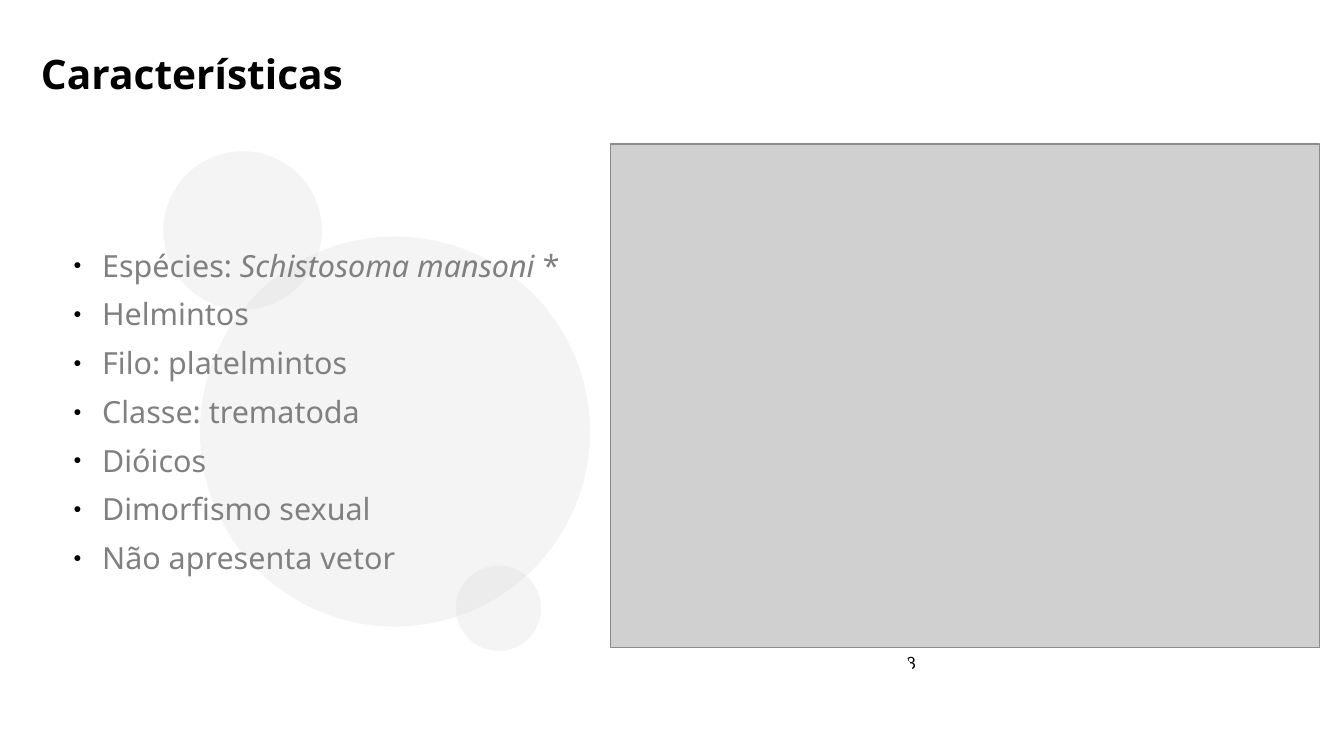
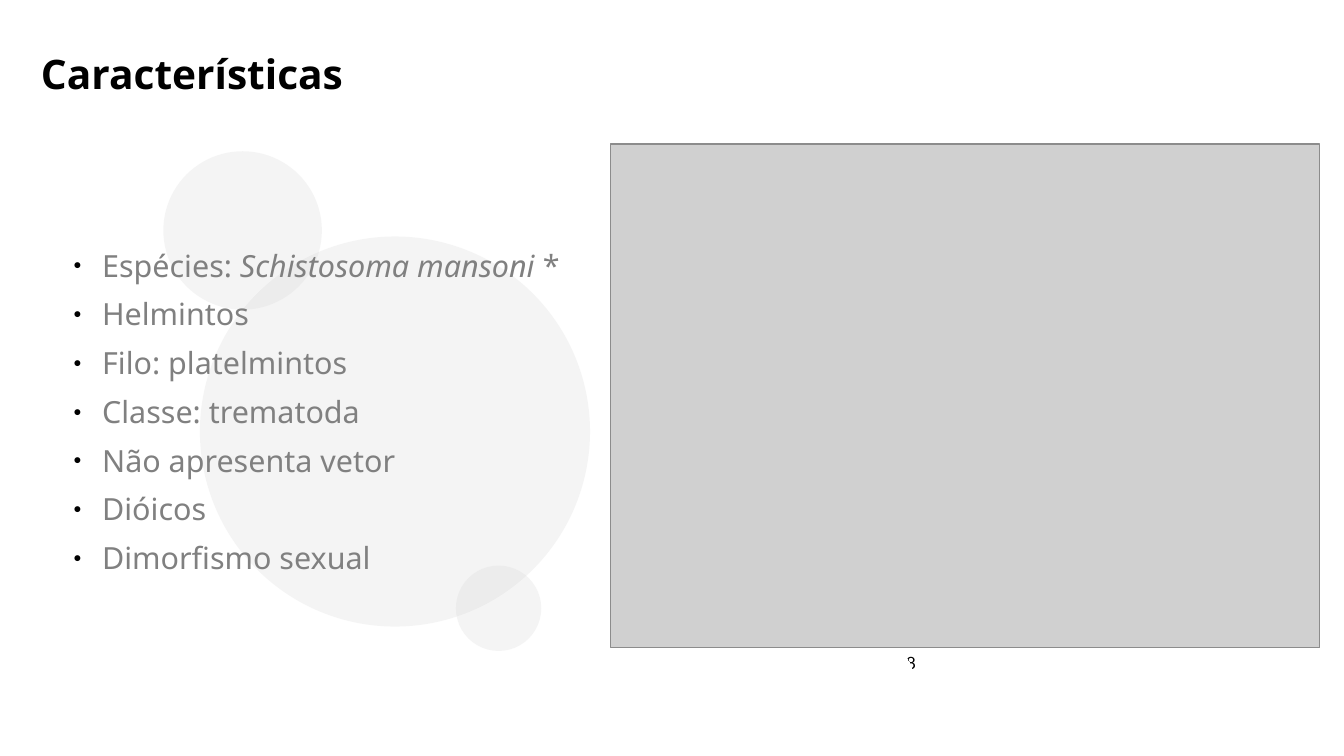
Before and after one commit to andreypereira08/teste, a slide deck: slide 5 of esquistossomose_atvbio.odp (slide 4 before the commit). Drawn at 1344x756 pixels with LibreOffice and Linux fonts; fonts in the diff are those of the drawing; grey boxes stand for pictures; background and template pictures are left out. Boxes give left, top, right and bottom in pixels: in the first picture for what was removed or moved away, otherwise in the second. Text is boxed around its words. In the diff, an @@ line names an element or a change of style, - is before the commit and + after.

```diff
--- a/esquistossomose_atvbio.odp
+++ b/esquistossomose_atvbio.odp
@@ text at box(102, 449, 395, 479): paragraph added @@
+● Não apresenta vetor
@@ text at box(102, 546, 395, 576): paragraph removed @@
-● Não apresenta vetor
```
Also in this commit, not shown: 3 other slides changed, 7 slides added, 2 slides removed, 1 other file.
